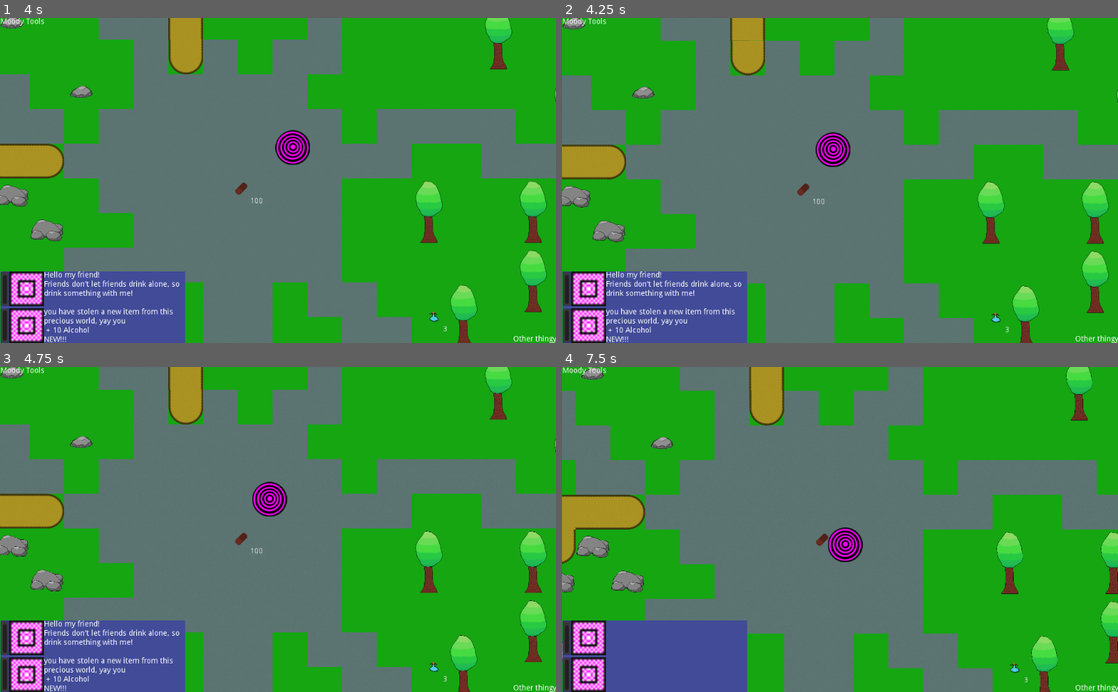
Above: before the commit, frames 1-4 (two rows, left to right).
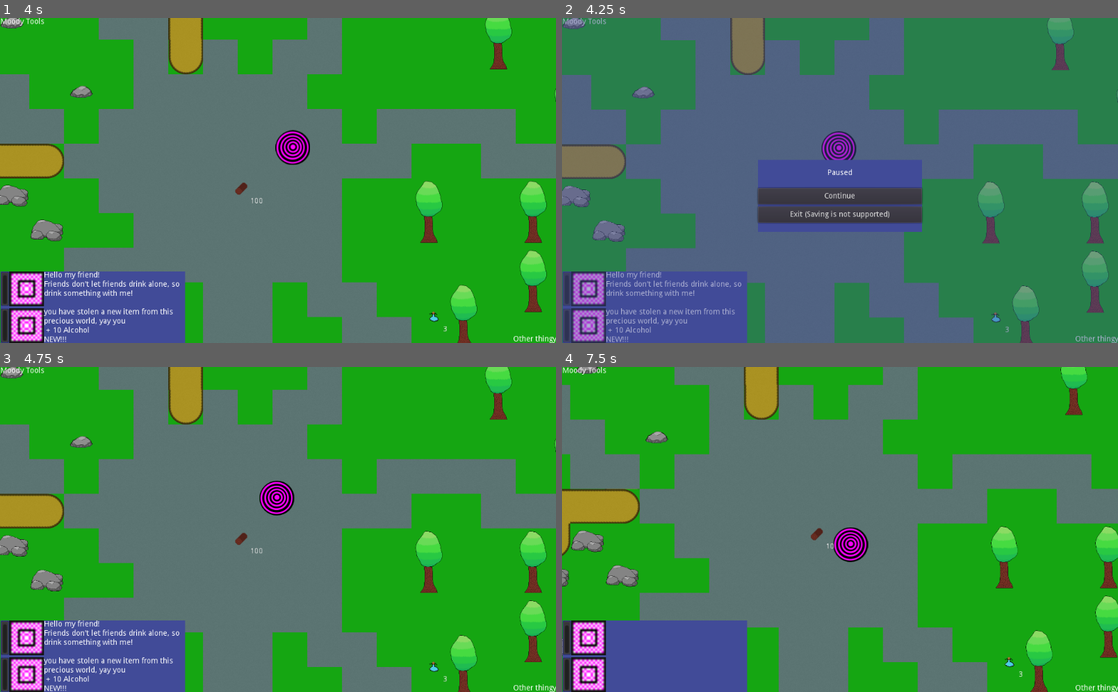
Above: after the commit, the same moments.

Repository: xFrednet/moody-tools
Game: Godot game, scene res://in_game.tscn
Two runs of this game, one before a commit and one after it. Both use one fixed random seed, a clock stepped at 60 frames per second and the inputs below.
Inputs (mouse positions are in pixels of both pictures, inside the frame that each line leads up to):
- Up to frame 1 (4 s): tap Enter at 0.5 s; move the mouse to (400, 164) at 0.52 s; hold D (right) 0.53-1.28 s; click (400, 164) at 0.67 s; move the mouse to (166, 196) at 1.27 s; hold S (down) 1.28-2.03 s; move the mouse to (333, 109) at 2.02 s; hold D (right) 2.03-2.78 s; move the mouse to (250, 245) at 2.77 s; hold W (up) 2.78-3.53 s; click (250, 245) at 2.92 s; move the mouse to (444, 229) at 3.52 s; hold A (left) from 3.53 s (still down)
- Up to frame 2 (4.25 s): keep holding A (left); tap Escape (pause_game, bound only after the commit) at 4.15 s
- Up to frame 3 (4.75 s): release A (left) at 4.25 s; click (278, 545) at 4.25 s, where only the run after the commit has a clickable "Continue"
- Up to frame 4 (7.5 s): move the mouse to (673, 480) at 5.02 s; hold A (left) 5.03-5.78 s; move the mouse to (867, 529) at 5.77 s; hold S (down) 5.78-6.53 s; click (867, 529) at 5.92 s; move the mouse to (756, 448) at 6.52 s; hold D (right) 6.53-7.28 s; move the mouse to (962, 513) at 7.27 s; hold W (up) from 7.28 s (still down)

Frame 1 is identical in both runs. In frame 2, 59% of the frame differs, in the area x 0-100%, y 0-100%; in frame 3, 0.6%; in frame 4, 12%.

Commit message:
Pause menu

Diff:
--- /dev/null
+++ b/in_game.gd
@@ -0,0 +1,18 @@
+extends Node
+
+
+func _ready() -> void:
+	pass
+
+func _process(delta: float) -> void:
+	if (Input.is_action_just_pressed("pause_game")):
+		pause_game()
+
+func pause_game():
+	print("pause")
+	get_tree().paused = true
+	$ui/esc_menu.set_visible(true)
+
+func _on_esc_menu_continue_game() -> void:
+	print("unpause")
+	get_tree().paused = false
--- a/in_game.tscn
+++ b/in_game.tscn
@@ -1,17 +1,25 @@
-[gd_scene load_steps=4 format=2]
+[gd_scene load_steps=6 format=2]
 
 [ext_resource path="res://world/world.tscn" type="PackedScene" id=1]
 [ext_resource path="res://ui/ingame/ingame_ui.tscn" type="PackedScene" id=2]
 [ext_resource path="res://player/player.tscn" type="PackedScene" id=3]
+[ext_resource path="res://in_game.gd" type="Script" id=4]
+[ext_resource path="res://ui/esc_menu/esc_menu.tscn" type="PackedScene" id=5]
 
 [node name="InGame" type="Node"]
+script = ExtResource( 4 )
 
 [node name="ui" type="CanvasLayer" parent="."]
 
-[node name="control" parent="ui" instance=ExtResource( 2 )]
+[node name="game_menu" parent="ui" instance=ExtResource( 2 )]
 size_flags_horizontal = 2
 size_flags_vertical = 2
+
+[node name="esc_menu" parent="ui" instance=ExtResource( 5 )]
+pause_mode = 2
+visible = false
 
 [node name="world" parent="." instance=ExtResource( 1 )]
 
 [node name="player" parent="." instance=ExtResource( 3 )]
+[connection signal="continue_game" from="ui/esc_menu" to="." method="_on_esc_menu_continue_game"]
--- a/project.godot
+++ b/project.godot
@@ -97,6 +97,12 @@
 "events": [ Object(InputEventKey,"resource_local_to_scene":false,"resource_name":"","device":0,"alt":false,"shift":false,"control":false,"meta":false,"command":false,"pressed":false,"scancode":69,"unicode":0,"echo":false,"script":null)
  ]
 }
+pause_game={
+"deadzone": 0.5,
+"events": [ Object(InputEventKey,"resource_local_to_scene":false,"resource_name":"","device":0,"alt":false,"shift":false,"control":false,"meta":false,"command":false,"pressed":false,"scancode":16777217,"unicode":0,"echo":false,"script":null)
+, Object(InputEventKey,"resource_local_to_scene":false,"resource_name":"","device":0,"alt":false,"shift":false,"control":false,"meta":false,"command":false,"pressed":false,"scancode":80,"unicode":0,"echo":false,"script":null)
+ ]
+}
 
 [layer_names]
 
--- /dev/null
+++ b/ui/esc_menu/esc_menu.gd
@@ -0,0 +1,31 @@
+extends Control
+
+signal continue_game
+
+var _was_paused_game_released = false
+
+func _ready() -> void:
+	pass
+
+func _process(delta: float) -> void:
+
+	if (Input.is_action_just_released("pause_game")):
+		_was_paused_game_released = true
+
+	if (Input.is_action_just_pressed("pause_game") && _was_paused_game_released):
+		continue_game()
+
+func continue_game():
+	set_visible(false)
+	get_tree().paused = false
+	emit_signal("continue_game")
+
+func _on_continue_button_pressed() -> void:
+	continue_game()
+
+func _on_exit_button_pressed() -> void:
+	get_tree().quit()
+
+
+func _on_exit_button_visibility_changed() -> void:
+	_was_paused_game_released = false
--- /dev/null
+++ b/ui/esc_menu/esc_menu.tscn
@@ -0,0 +1,73 @@
+[gd_scene load_steps=2 format=2]
+
+[ext_resource path="res://ui/esc_menu/esc_menu.gd" type="Script" id=1]
+
+[node name="esc_menu" type="Control"]
+anchor_right = 1.0
+anchor_bottom = 1.0
+script = ExtResource( 1 )
+__meta__ = {
+"_edit_use_anchors_": false
+}
+
+[node name="background" type="ColorRect" parent="."]
+anchor_right = 1.0
+anchor_bottom = 1.0
+color = Color( 0.254902, 0.294118, 0.596078, 0.427451 )
+__meta__ = {
+"_edit_use_anchors_": false
+}
+
+[node name="Panel" type="Panel" parent="."]
+anchor_left = 0.5
+anchor_top = 0.5
+anchor_right = 0.5
+anchor_bottom = 0.5
+margin_left = -151.0
+margin_top = -38.0
+margin_right = 151.0
+margin_bottom = 95.0
+
+[node name="ColorRect" type="ColorRect" parent="Panel"]
+anchor_right = 1.0
+anchor_bottom = 1.0
+color = Color( 0.254902, 0.294118, 0.596078, 1 )
+__meta__ = {
+"_edit_use_anchors_": false
+}
+
+[node name="menu" type="VBoxContainer" parent="Panel"]
+anchor_right = 1.0
+anchor_bottom = 1.0
+__meta__ = {
+"_edit_use_anchors_": false
+}
+
+[node name="paused_label" type="Label" parent="Panel/menu"]
+margin_right = 302.0
+margin_bottom = 48.0
+rect_min_size = Vector2( 0, 30 )
+text = "
+Paused
+"
+align = 1
+
+[node name="continue_button" type="Button" parent="Panel/menu"]
+margin_top = 52.0
+margin_right = 302.0
+margin_bottom = 82.0
+rect_min_size = Vector2( 0, 30 )
+text = "Continue"
+
+[node name="exit_button" type="Button" parent="Panel/menu"]
+margin_top = 86.0
+margin_right = 302.0
+margin_bottom = 116.0
+rect_min_size = Vector2( 0, 30 )
+text = "Exit (Saving is not supported)"
+__meta__ = {
+"_edit_use_anchors_": false
+}
+[connection signal="pressed" from="Panel/menu/continue_button" to="." method="_on_continue_button_pressed"]
+[connection signal="pressed" from="Panel/menu/exit_button" to="." method="_on_exit_button_pressed"]
+[connection signal="visibility_changed" from="Panel/menu/exit_button" to="." method="_on_exit_button_visibility_changed"]
--- a/ui/ingame/ingame_ui.tscn
+++ b/ui/ingame/ingame_ui.tscn
@@ -14,12 +14,12 @@
 "_edit_use_anchors_": false
 }
 
-[node name="label" type="Label" parent="."]
+[node name="left_label" type="Label" parent="."]
 margin_right = 40.0
 margin_bottom = 14.0
 text = "Moody Tools"
 
-[node name="Label" type="Label" parent="."]
+[node name="right_label" type="Label" parent="."]
 anchor_left = 1.0
 anchor_top = 1.0
 anchor_right = 1.0
@@ -31,7 +31,7 @@
 "_edit_use_anchors_": false
 }
 
-[node name="ColorRect" type="ColorRect" parent="."]
+[node name="tool_background" type="ColorRect" parent="."]
 anchor_top = 1.0
 anchor_bottom = 1.0
 margin_top = -132.0
